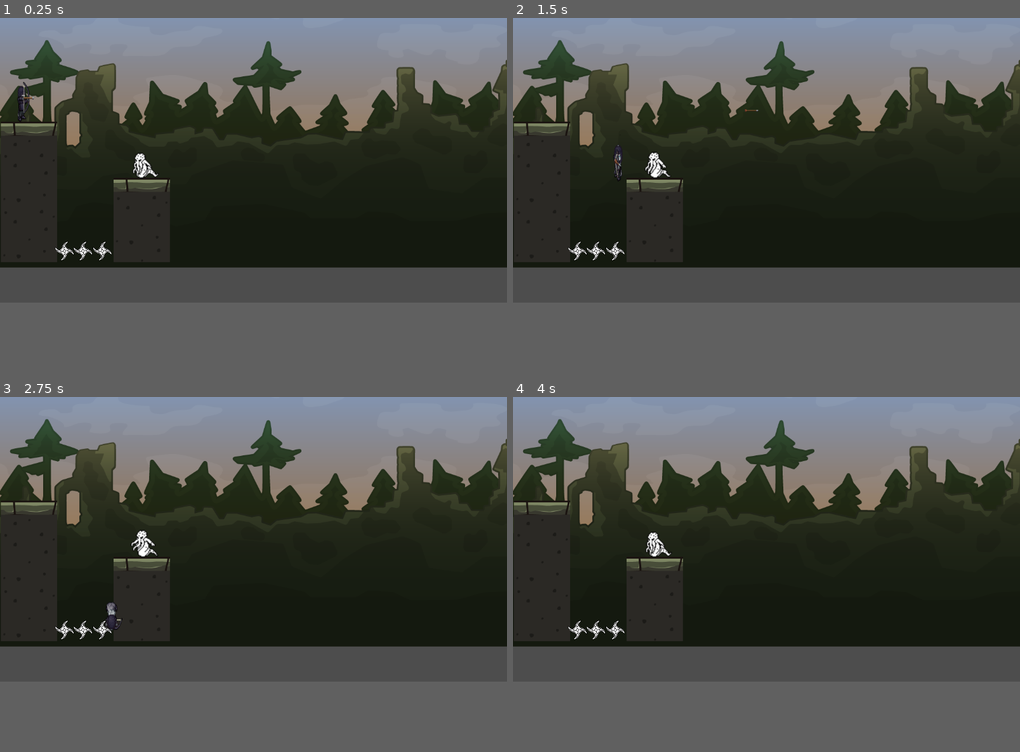
Above: before the commit, frames 1-4 (two rows, left to right).
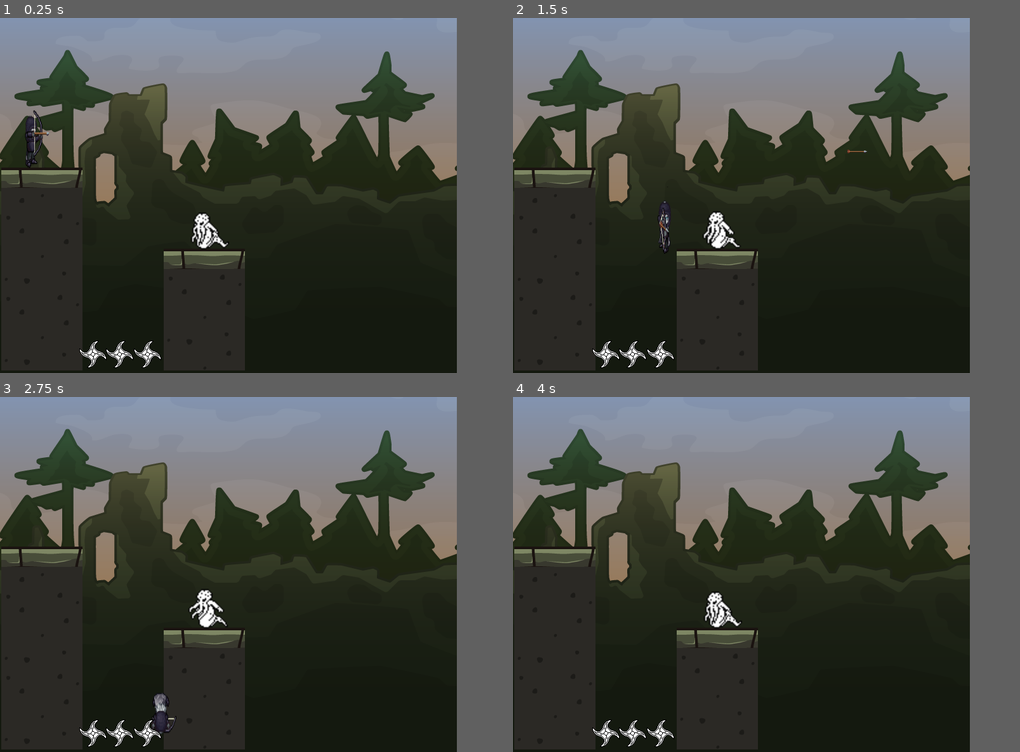
Above: after the commit, the same moments.

Repository: Vysubs28/360-No-Scope
Game: Godot game, scene res://Level/world.tscn
Two runs of this game, one before a commit and one after it. Both use one fixed random seed, a clock stepped at 60 frames per second and the inputs below. Before the commit the project has no main scene; this scene is started directly in both runs.
Inputs:
- Up to frame 1 (0.25 s): no input
- Up to frame 2 (1.5 s): tap Enter (ui_accept) at 0.5, 0.77 s; hold D (right) from 0.53 s (still down); tap Space (shoot) at 0.6 s; tap W (spin) at 1.35 s
- Up to frame 3 (2.75 s): tap Enter (ui_accept) at 1.52 s; release D (right) at 2.03 s; hold A (left) from 2.03 s (still down); tap Space (shoot) at 2.1 s
- Up to frame 4 (4 s): release A (left) at 2.78 s; hold D (right) from 2.78 s (still down); tap W (spin) at 2.85 s; tap Enter (ui_accept) at 3.02, 3.77 s; tap Space (shoot) at 3.6 s
The window is 799x449 before the commit and 720x560 after it. Grey fills any space a smaller window leaves; there, only what the larger window draws over its background counts as a difference.

The runs differ from the first frame. In frame 1, 29% of the frame differs, in the area x 0-100%, y 0-99%; in frame 2, 29%; in frame 3, 29%; in frame 4, 29%.

Commit message:
Scalable settings for background
Setting fixed

Diff:
--- a/project.godot
+++ b/project.godot
@@ -11,8 +11,16 @@
 [application]
 
 config/name="360 No Scope"
+run/main_scene="res://Level/world.tscn"
 config/features=PackedStringArray("4.2", "GL Compatibility")
 config/icon="res://icon.svg"
+
+[display]
+
+window/size/viewport_width=720
+window/size/viewport_height=560
+window/size/initial_position=Vector2i(0, 100)
+window/stretch/mode="viewport"
 
 [input]
 
